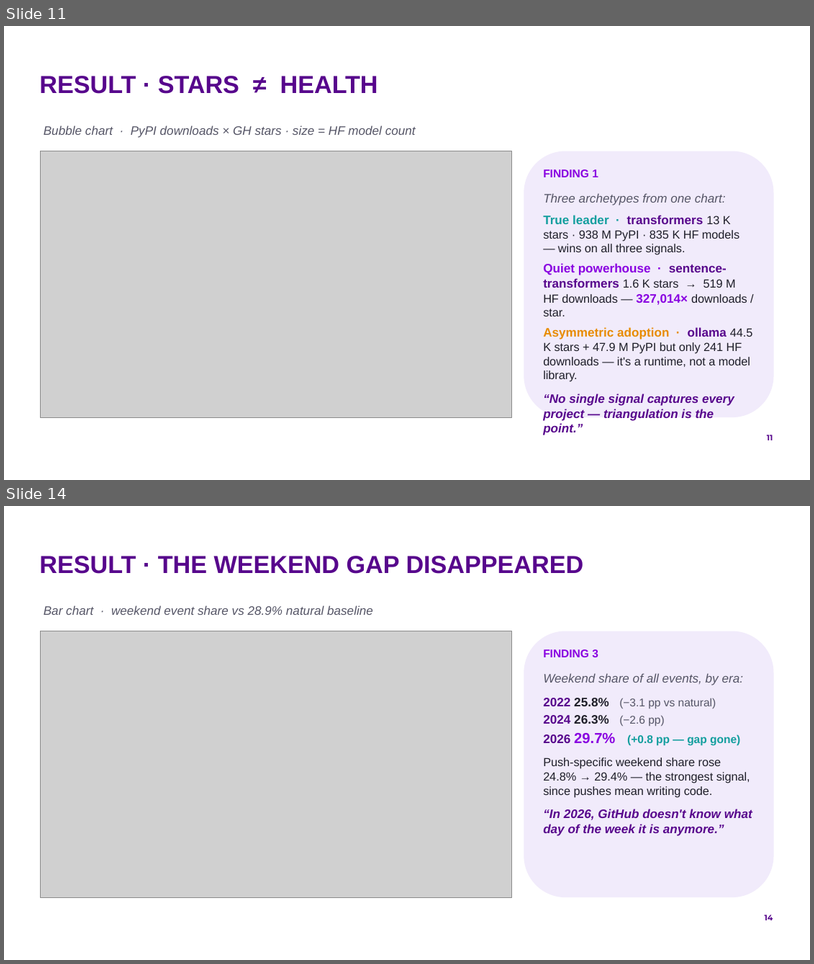
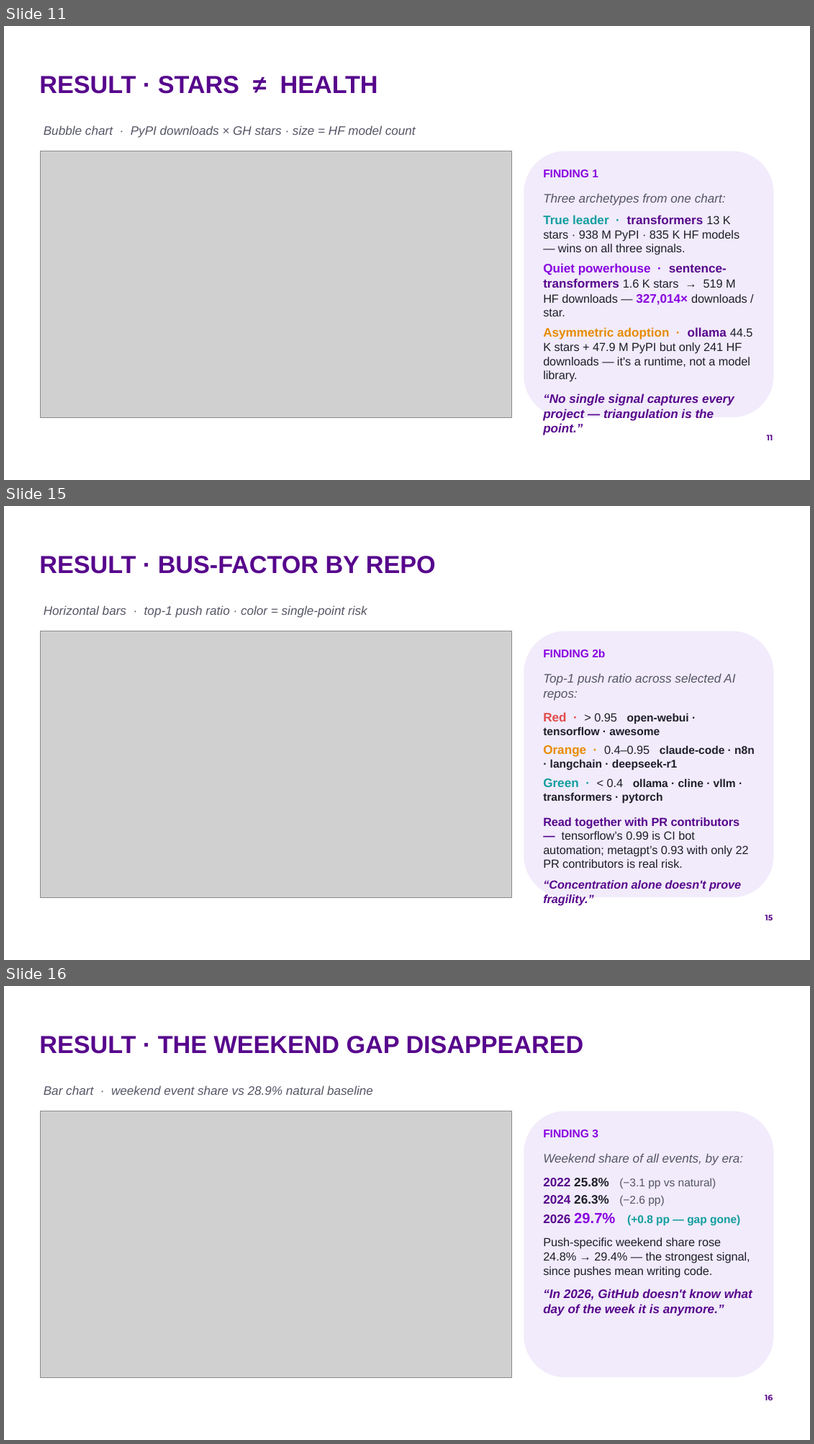
Before and after one commit to by2566-hash/OSS_Pulse, a slide deck: report/presentation/group9_oss_pulse.pptx. Shown one above the other, each under a label of ours: slides 11 and 14 before the commit, slides 11, 15 and 16 after it; the slides between them are not shown. The pictures are 814x964 and 814x1444 pixels, drawn with LibreOffice and Linux fonts; fonts in the diff are those of the drawing; grey boxes stand for pictures; background and template pictures are left out. Boxes give left, top, right and bottom in pixels: in the first picture for what was removed or moved away, otherwise in the second. Text is boxed around its words. In the diff, an @@ line names an element or a change of style, - is before the commit and + after.

```diff
--- a/report/presentation/group9_oss_pulse.pptx
+++ b/report/presentation/group9_oss_pulse.pptx
@@ slide 15 added at [4,506,810,960], background #FFFFFF; not listed: 1 template element that a slide beside it also shows @@
@@ title added at [39,556,436,574], 22 pt, text #57068C, bold @@
+RESULT · BUS-FACTOR BY REPO
@@ text added at [44,605,368,618], 11 pt, text #555566, italic @@
+Horizontal bars · top-1 push ratio · color = single-point risk
@@ picture added at [40,631,512,897] @@
@@ rounded rectangle added at [524,631,774,897], fill #F1EBFB @@
@@ text added at [543,649,605,657], 10 pt, text #8900E1, bold @@
+FINDING 2b
@@ text added at [543,673,755,891], 10.5 pt, text #1E1E28, bold @@
+Top-1 push ratio across selected AI repos:
+Red · > 0.95 open-webui · tensorflow · awesome
+Orange · 0.4–0.95 claude-code · n8n · langchain · deepseek-r1
+Green · < 0.4 ollama · cline · vllm · transformers · pytorch
+Read together with PR contributors — tensorflow’s 0.99 is CI bot automation; metagpt’s 0.93 with only 22 PR contributors is real risk.
+“Concentration alone doesn't prove fragility.”
@@ what was slide 14 is now slide 16 @@
@@ page number at [765,1394,773,1400]: text changed @@
-14
+16
```
Also in this commit, not shown: 10 slides changed, 3 other slides added, 1 slide removed, 3 other files.
